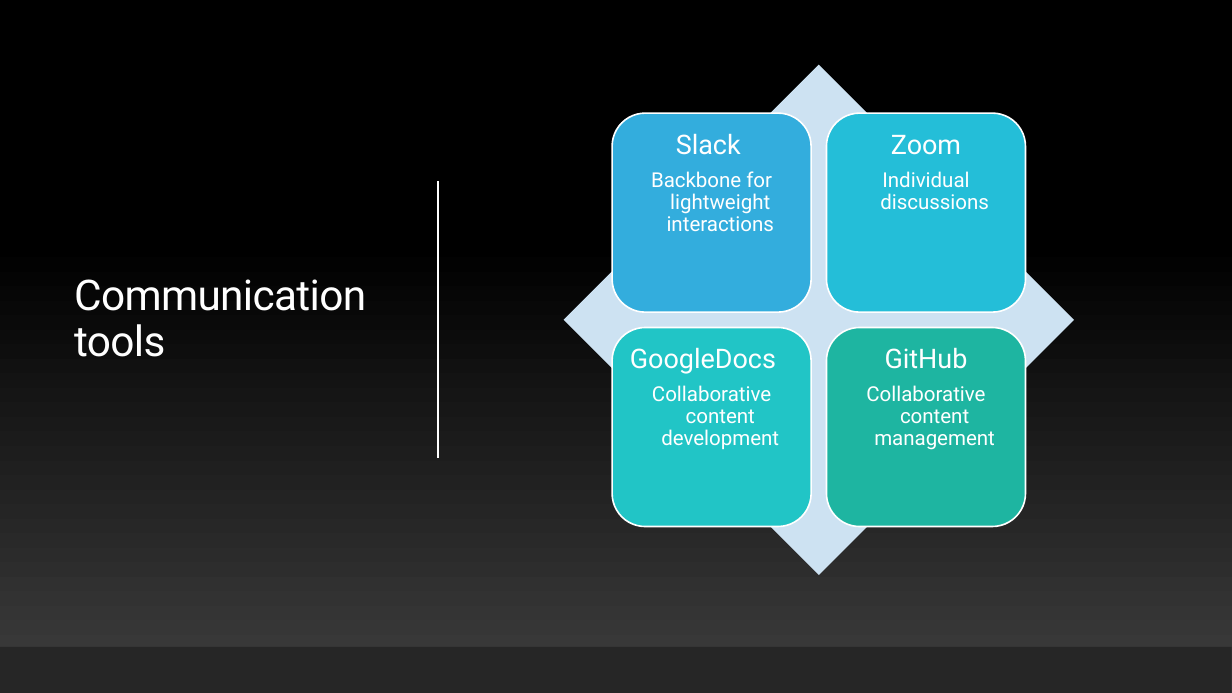
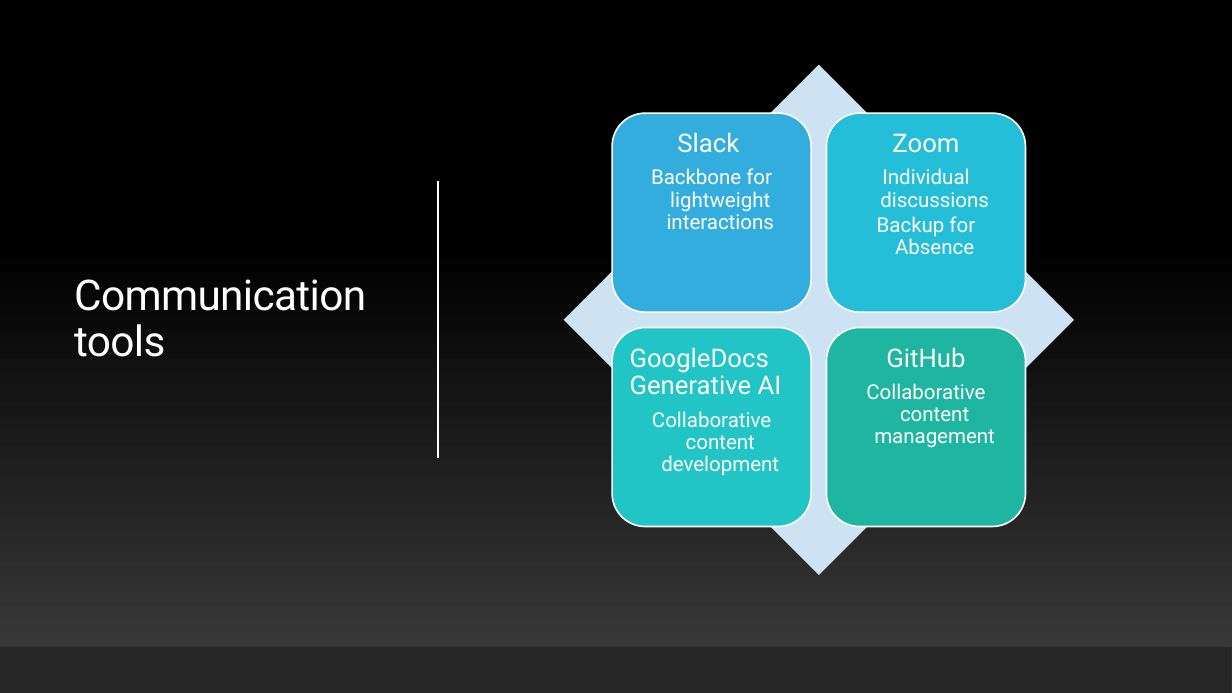
Before and after one commit to maherou/Teaching, a slide deck: slide 6 of files/CS373/IntroToCompSciResearch.pptx. Drawn at 1232x693 pixels with LibreOffice and Linux fonts; fonts in the diff are those of the drawing. Boxes give left, top, right and bottom in pixels: in the first picture for what was removed or moved away, otherwise in the second. Text is boxed around its words. In the diff, an @@ line names an element or a change of style, - is before the commit and + after.

```diff
--- a/files/CS373/IntroToCompSciResearch.pptx
+++ b/files/CS373/IntroToCompSciResearch.pptx
@@ text at [677,132,739,153]: size 21 to 20 pt in "Slack" @@
@@ text at [892,133,959,153]: size 21 to 20 pt in "Zoom" @@
@@ text at [877,216,975,254]: paragraph added @@
+  Backup for Absence
@@ text at [630,347,782,395]: text changed; size 21 to 20 pt @@
-GoogleDocs
+GoogleDocs Generative AI
@@ text at [886,347,965,368]: size 21 to 20 pt in "GitHub" @@
```
Also in this commit, not shown: 3 other slides changed, 1 slide added, 8 other files.
